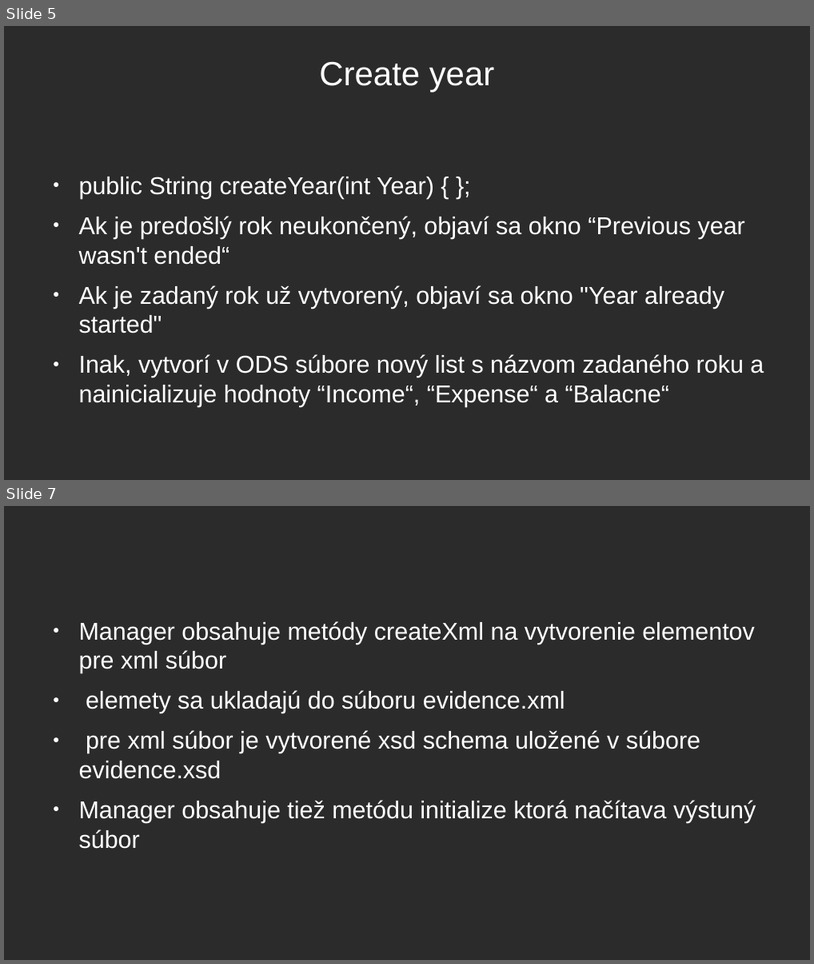
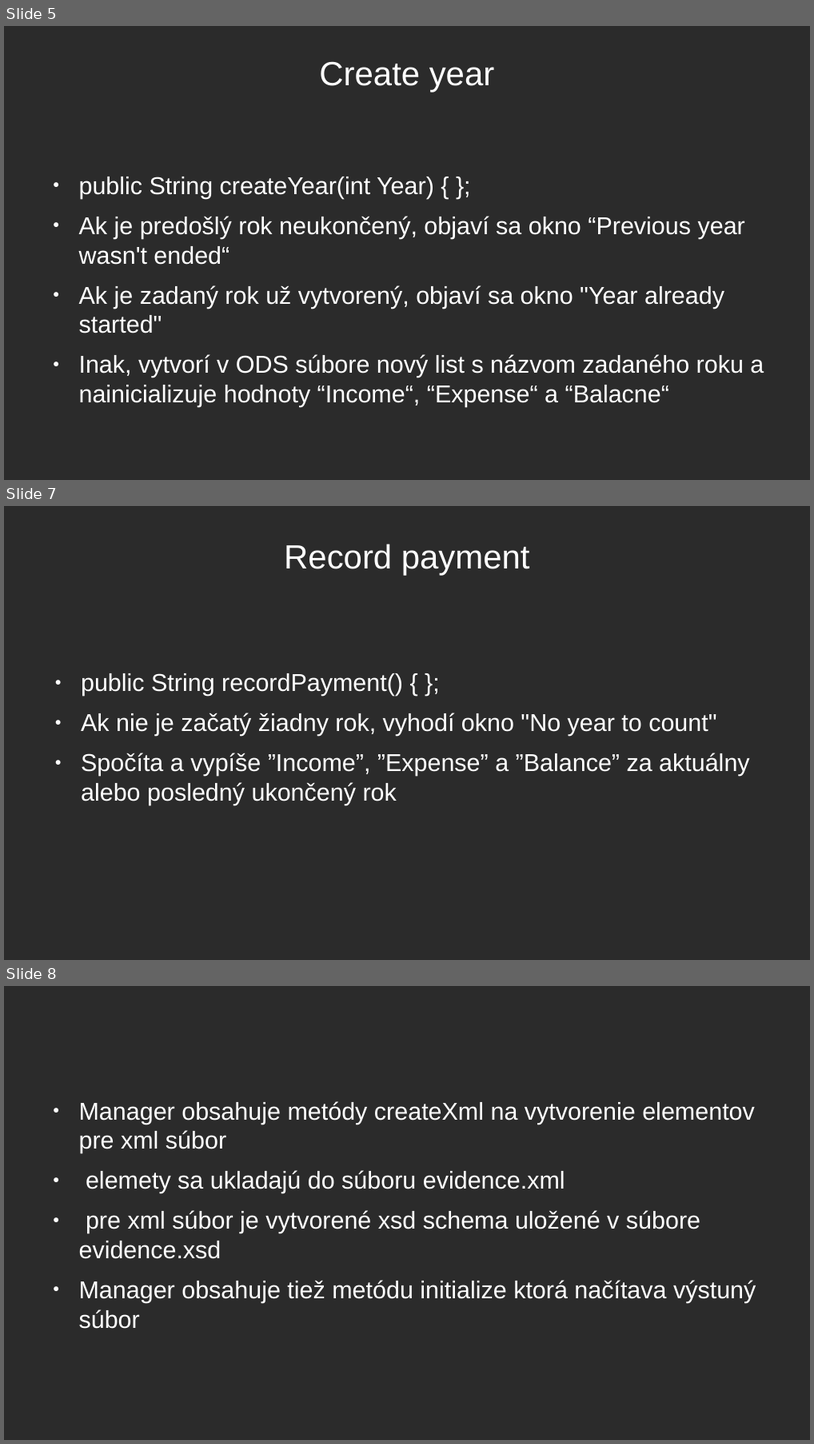
Before and after one commit to XuuRee/apk-AccountG, a slide deck: Evidence_prijmu_a_vydaju/Obhajoba_prezentace.odp. Shown one above the other, each under a label of ours: slides 5 and 7 before the commit, slides 5, 7 and 8 after it; the slides between them are not shown. The pictures are 814x964 and 814x1444 pixels, drawn with LibreOffice and Linux fonts; fonts in the diff are those of the drawing; background and template pictures are left out; a plain dark background stands for a picture behind light text. Boxes give left, top, right and bottom in pixels: in the first picture for what was removed or moved away, otherwise in the second. Text is boxed around its words. In the diff, an @@ line names an element or a change of style, - is before the commit and + after.

```diff
--- a/Evidence_prijmu_a_vydaju/Obhajoba_prezentace.odp
+++ b/Evidence_prijmu_a_vydaju/Obhajoba_prezentace.odp
@@ slide 7 added at [4,506,810,960], background picture (left out) @@
@@ title added at [284,544,530,576], 33 pt, text #FFFFFF @@
+Record payment
@@ text added at [81,673,750,805], 24 pt, text #FFFFFF @@
+● public String recordPayment() { };
+● Ak nie je začatý žiadny rok, vyhodí okno "No year to count"
+● Spočíta a vypíše ”Income”, ”Expense” a ”Balance” za aktuálny alebo posledný ukončený rok
@@ what was slide 7 is now slide 8 @@
```
Also in this commit, not shown: 1 other slide added, 1 slide removed, 4 other files.
